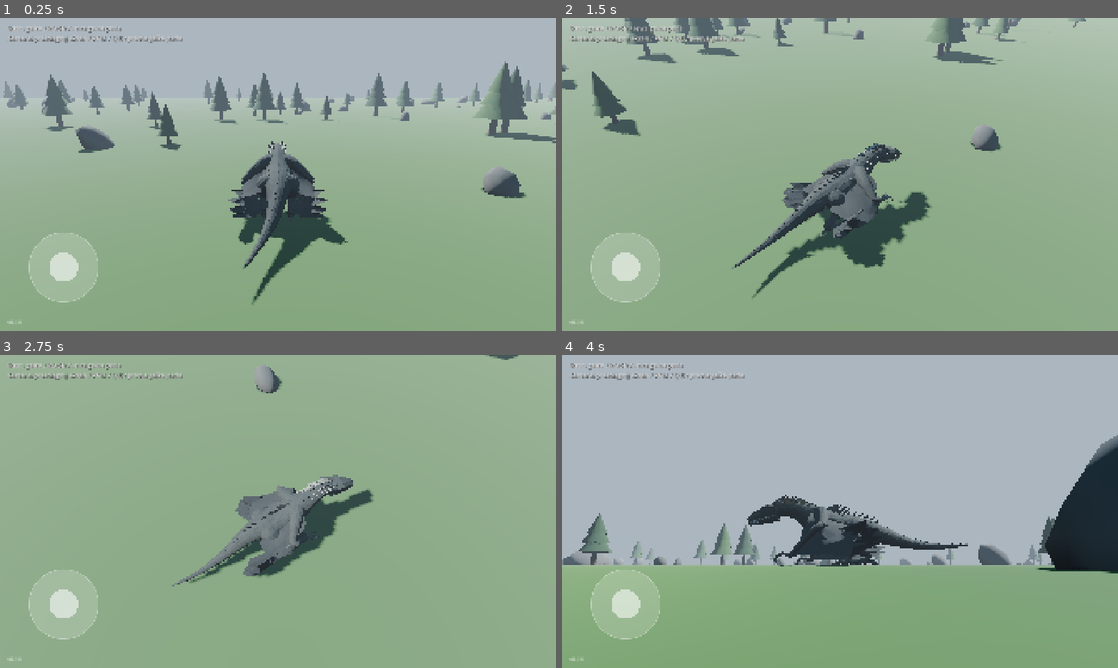
Above: before the commit, frames 1-4 (two rows, left to right).
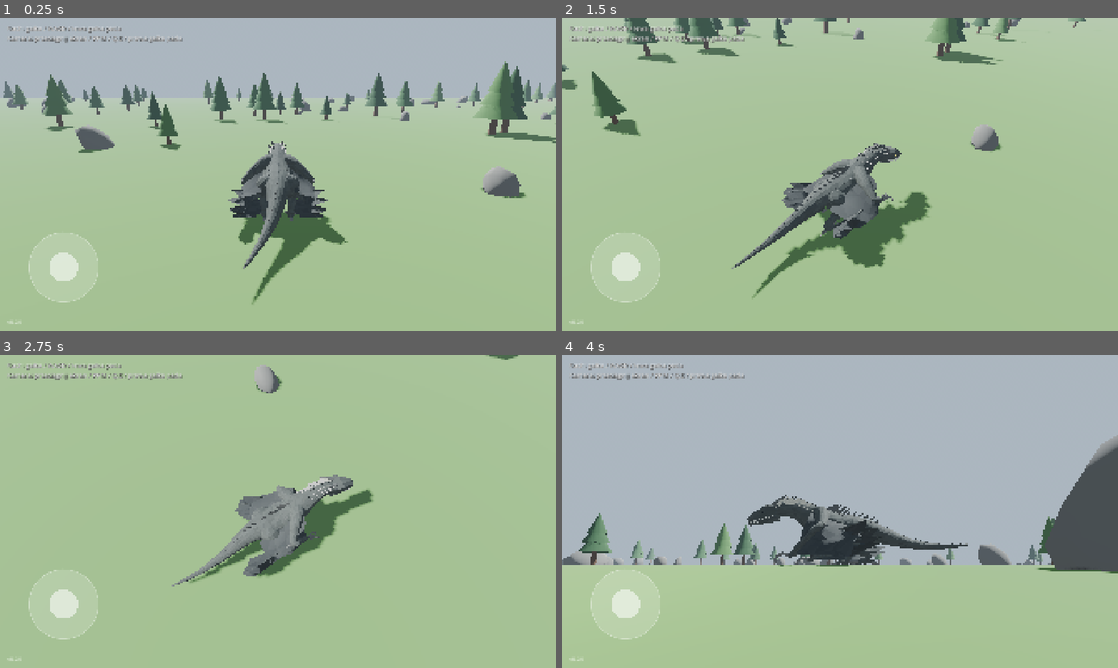
Above: after the commit, the same moments.

Repository: slota145/3d-dragon-game
Game: Godot game, scene res://scenes/boot.tscn
Two runs of this game, one before a commit and one after it. Both use one fixed random seed, a clock stepped at 60 frames per second and the inputs below.
Inputs (mouse positions are in pixels of both pictures, inside the frame that each line leads up to):
- Up to frame 1 (0.25 s): no input
- Up to frame 2 (1.5 s): move the mouse to (962, 158) at 0.52 s; hold D (move_right) 0.53-1.25 s; tap Q (cam_left) at 0.6 s; click (962, 158) at 0.67 s; drag from (728, 190) to (812, 237) at 1.27 s
- Up to frame 3 (2.75 s): move the mouse to (333, 442) at 2.02 s; hold D (move_right) from 2.03 s (still down); tap Q (cam_left) at 2.1 s
- Up to frame 4 (4 s): release D (move_right) at 2.75 s; drag from (812, 574) to (673, 464) at 2.77 s; move the mouse to (1006, 558) at 3.52 s; hold A (move_left) from 3.53 s (still down); tap Q (cam_left) at 3.6 s

The runs differ from the first frame. In frame 1, 36% of the frame differs, in the area x 0-100%, y 14-100%; in frame 2, 29%; in frame 3, 23%; in frame 4, 37%, in the area x 0-100%, y 25-100%.

Commit message:
Build Android (APK) + osobna łatka dla Androida, wersja 0.2.0
- Preset eksportu Android (arm64, internet, ekran poziomy, ikona smoka)
- Updater: łatka game-<silnik>-android.pck na Androidzie
- Oświetlenie świata spójne w rendererach Forward+ i Mobile
- CI: buduje i publikuje też APK; podpis z sekretów lub klucz tymczasowy
- setup.sh: WITH_ANDROID=1 / WITH_EXPORT=1

Co-Authored-By: Claude Opus 5.5 <noreply@anthropic.com>
Claude-Session: https://claude.ai/code/session_01Ves32BZrkaJdDCWKUu4v2W

Diff:
--- a/project.godot
+++ b/project.godot
@@ -12,9 +12,10 @@
 
 config/name="3D Dragon Game"
 config/description="Gra o smoku w Godot 4 — prototyp."
-config/version="0.1.0"
+config/version="0.2.0"
 run/main_scene="res://scenes/boot.tscn"
 config/features=PackedStringArray("4.7", "Forward Plus")
+config/icon="res://assets/icon.png"
 
 [display]
 
--- a/scenes/world.tscn
+++ b/scenes/world.tscn
@@ -17,13 +17,14 @@
 [sub_resource type="Environment" id="Env_main"]
 background_mode = 2
 sky = SubResource("Sky_main")
-ambient_light_source = 3
-ambient_light_sky_contribution = 0.55
+ambient_light_source = 2
+ambient_light_color = Color(0.74, 0.8, 0.88, 1)
+ambient_light_energy = 0.9
 tonemap_mode = 4
 ssao_enabled = true
 fog_enabled = true
 fog_light_color = Color(0.72, 0.8, 0.88, 1)
-fog_density = 0.003
+fog_density = 0.0012
 
 [sub_resource type="StandardMaterial3D" id="Mat_ground"]
 albedo_color = Color(0.36, 0.52, 0.27, 1)
@@ -45,6 +46,7 @@
 transform = Transform3D(0.866025, -0.353553, 0.353553, 0, 0.707107, 0.707107, -0.5, -0.612372, 0.612372, 0, 20, 0)
 shadow_enabled = true
 directional_shadow_max_distance = 80.0
+light_energy = 1.3
 
 [node name="Ground" type="StaticBody3D" parent="."]
 
--- a/scripts/game/updater.gd
+++ b/scripts/game/updater.gd
@@ -34,7 +34,9 @@
 
 static func patch_asset_name() -> String:
 	var v := Engine.get_version_info()
-	return "game-%d.%d.%d.pck" % [v.major, v.minor, v.patch]
+	var engine := "%d.%d.%d" % [v.major, v.minor, v.patch]
+	# Android potrzebuje innych formatów tekstur (ETC2/ASTC) niż Windows (S3TC/BPTC)
+	return "game-%s-android.pck" % engine if OS.has_feature("android") else "game-%s.pck" % engine
 
 
 func _on_release_info(result: int, code: int, _headers: PackedStringArray, body: PackedByteArray) -> void:
Binary file added: assets/icon.png
Not shown, added: assets/icon.png.import
Not shown, changed: export_presets.cfg
Not shown, changed: ROADMAP.md
Not shown, changed: docs/RELEASE.md
Not shown, changed: tools/setup.sh
